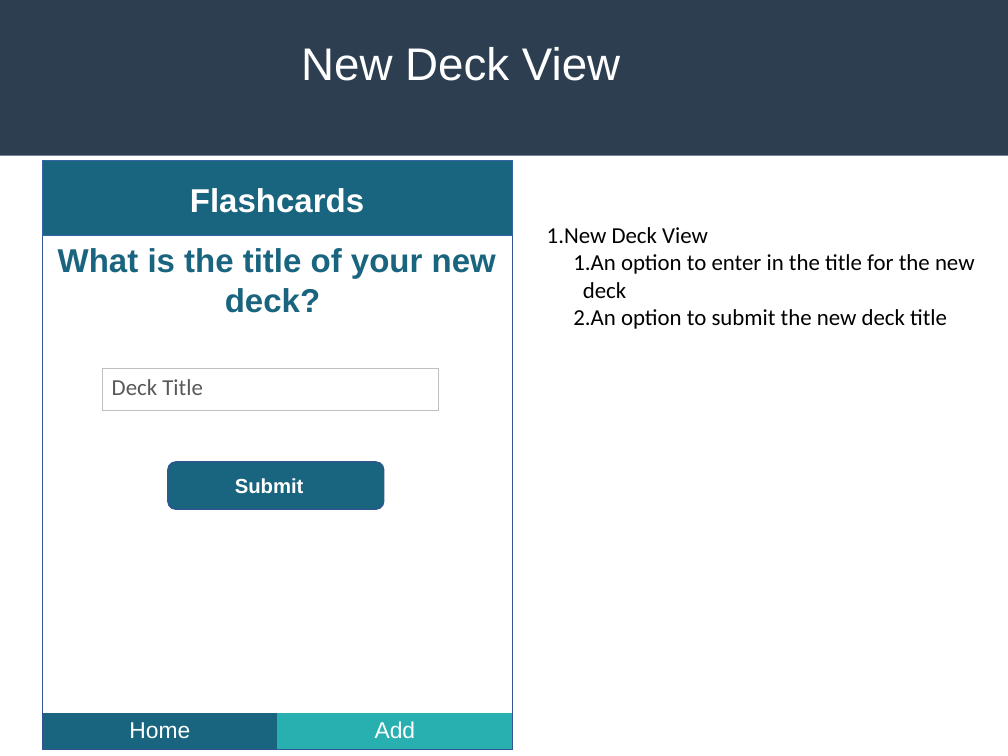
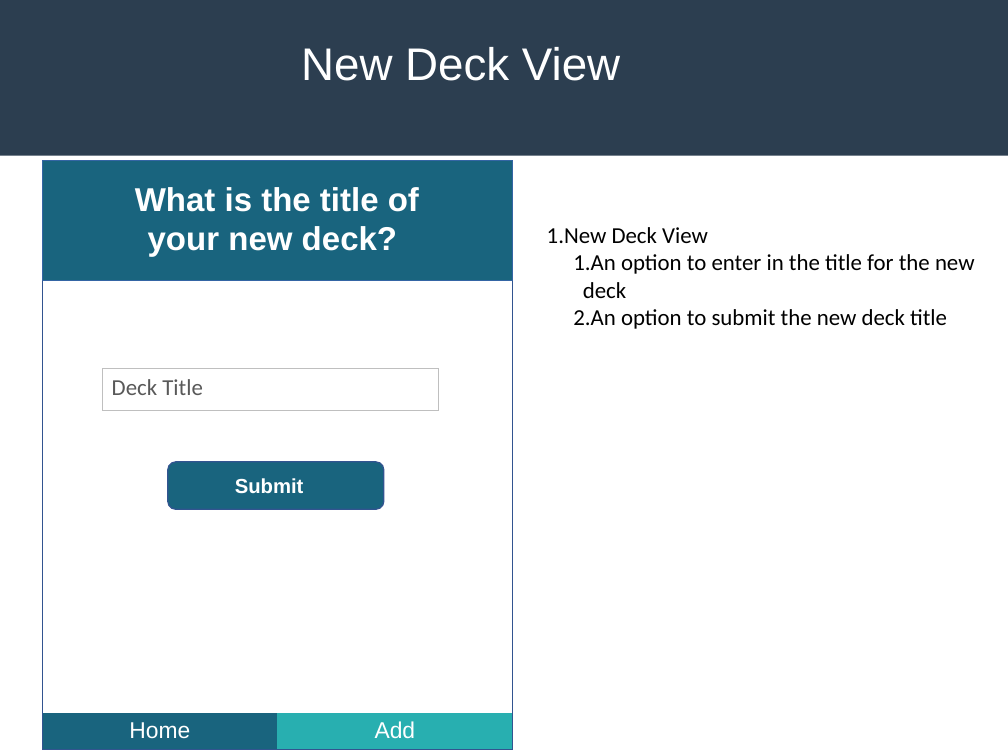
Before and after one commit to gwillig/flashcard, a slide deck: slide 8 of design_architecture.pptx (slide 7 before the commit). Drawn at 1008x756 pixels with LibreOffice and Linux fonts; fonts in the diff are those of the drawing. Boxes give left, top, right and bottom in pixels: in the first picture for what was removed or moved away, otherwise in the second. Text is boxed around its words. In the diff, an @@ line names an element or a change of style, - is before the commit and + after.

```diff
--- a/design_architecture.pptx
+++ b/design_architecture.pptx
@@ freeform shape: place and size @@
-freeform shape at <box>42,161,512,235</box>
+freeform shape at <box>42,161,512,281</box>
@@ text "What is the title of ...": place and size @@
-text "What is the title of ..." at <box>58,248,496,313</box>
+text "What is the title of ..." at <box>135,187,419,257</box>
@@ text "What is the title of ..." at <box>135,187,419,257</box>: text colour #19647E to #FFFFFF @@
@@ text removed at <box>190,188,364,213</box> @@
-Flashcards
```
Also in this commit, not shown: 1 slide added, 9 other files.
